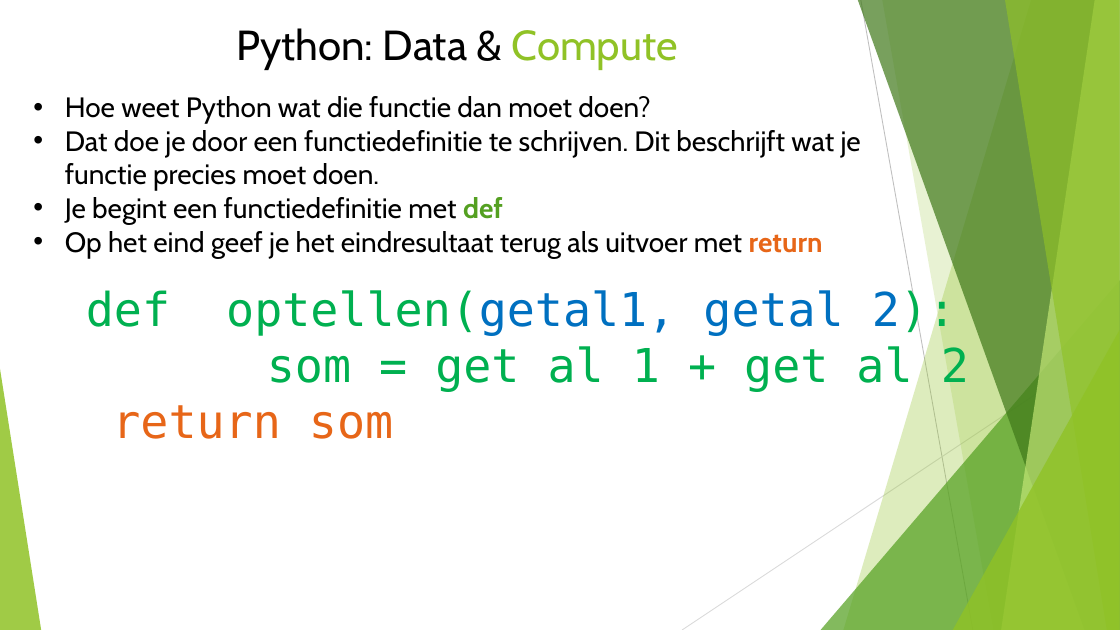
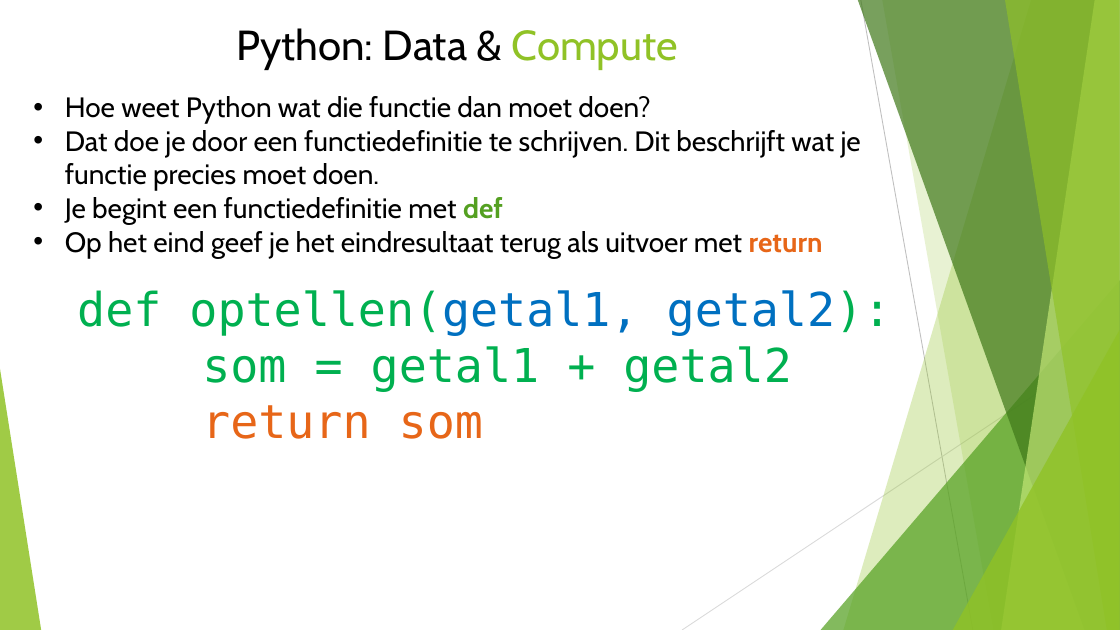
Before and after one commit to HagaZiekenhuis/python-workshops, a slide deck: slide 18 of Intro.pptx. Drawn at 1120x630 pixels with LibreOffice and Linux fonts; fonts in the diff are those of the drawing. Boxes give left, top, right and bottom in pixels: in the first picture for what was removed or moved away, otherwise in the second. Text is boxed around its words. In the diff, an @@ line names an element or a change of style, - is before the commit and + after.

```diff
--- a/Intro.pptx
+++ b/Intro.pptx
@@ text "def optellen(getal1, getal2):": place and size @@
-text "def optellen(getal1, getal2):" at bbox=[86, 289, 969, 439]
+text "def optellen(getal1, getal2):" at bbox=[77, 290, 891, 439]
@@ text at bbox=[77, 290, 891, 392]: spaces changed @@
-def optellen(getal1, getal 2):
-som = get al 1 + get al 2
+def optellen(getal1, getal2):
+som = getal1 + getal2
```
Also in this commit, not shown: 3 other slides changed, 4 slides added.
